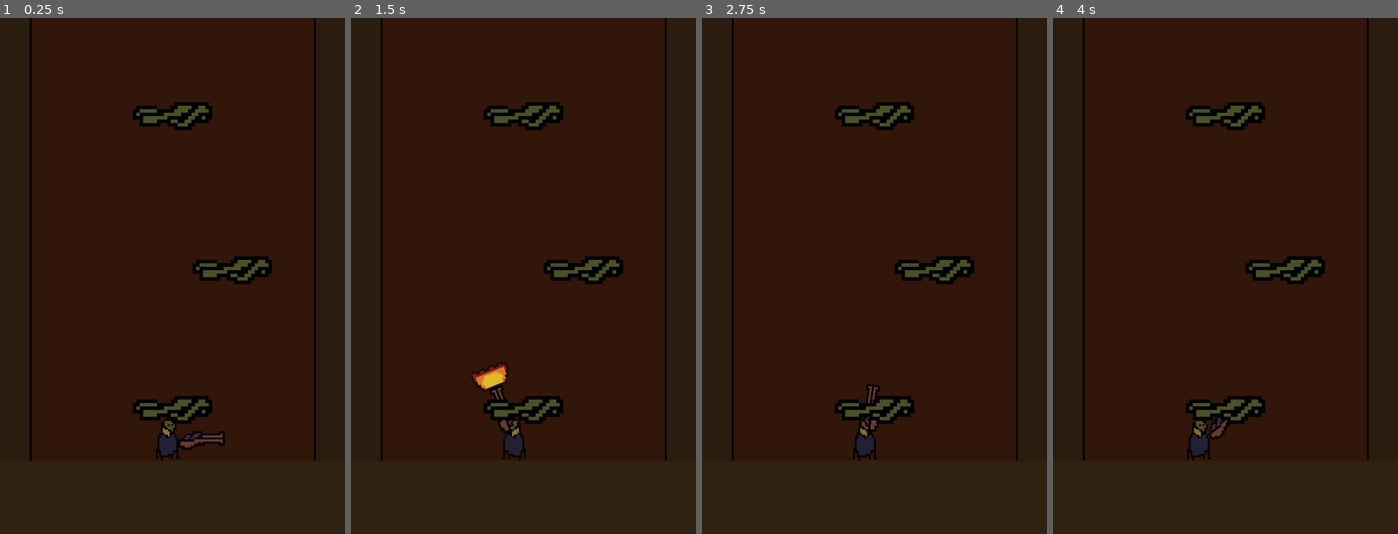
Above: before the commit, frames 1-4 (left to right).
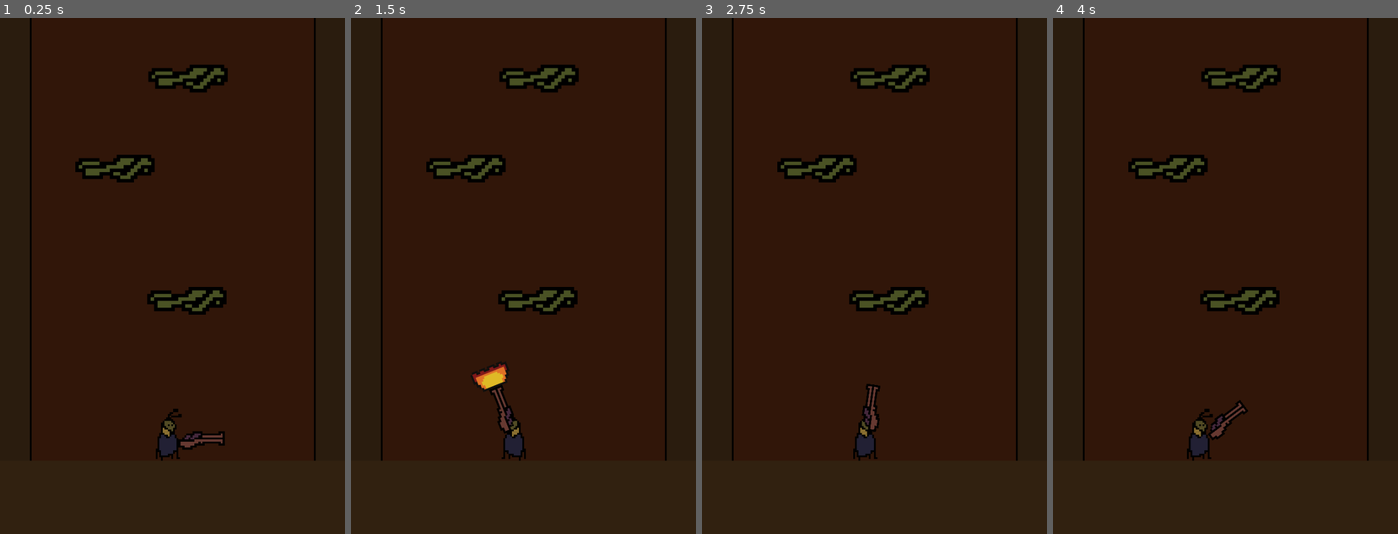
Above: after the commit, the same moments.

Repository: ottop/Shell_Jump_Go
Game: Godot game, scene res://main.tscn
The game is run twice, just before and just after one commit, with the same random seed, the same clock (stepped at 60 frames per second) and the same inputs.
Inputs (mouse positions are in pixels of both pictures, inside the frame that each line leads up to):
- Up to frame 1 (0.25 s): no input
- Up to frame 2 (1.5 s): tap Enter at 0.5 s; move the mouse to (599, 250) at 0.52 s; click (599, 250) at 0.67 s; tap Space at 1.25 s; move the mouse to (454, 301) at 1.27 s; click (454, 301) at 1.42 s
- Up to frame 3 (2.75 s): tap Enter at 2 s; move the mouse to (909, 162) at 2.02 s; click (909, 162) at 2.17 s
- Up to frame 4 (4 s): tap Space at 2.75 s; move the mouse to (1208, 379) at 2.77 s; click (1208, 379) at 2.92 s; tap Enter at 3.5 s; move the mouse to (1329, 353) at 3.52 s; click (1329, 353) at 3.67 s

The runs differ from the first frame. In frame 1, 5.3% of the frame differs, in the area x 21-79%, y 9-79%; in frame 2, 5.3%; in frame 3, 5.3%; in frame 4, 5.3%.

Commit message:
Implemented flawed platform generation

Diff:
--- a/character.gd
+++ b/character.gd
@@ -50,7 +50,6 @@
 	position = pos
 	show()
 
-
 func _on_camera_2d_bottom(bottom):
 	if global_transform.origin.y > bottom:
 		print("dead")
--- a/character.tscn
+++ b/character.tscn
@@ -154,7 +154,6 @@
 shape = SubResource("RectangleShape2D_o8b22")
 
 [node name="Camera2D" type="Camera2D" parent="."]
-anchor_mode = 0
 limit_left = 195
 limit_right = 531
 limit_bottom = 650
--- a/main.gd
+++ b/main.gd
@@ -1,4 +1,29 @@
 extends Node
+
+@export var pf_scene: PackedScene
+@export var scaling = 0.6
+@export var pos_y_min = 150
+@export var pos_y_max = 250
+@export var pos_x_min = 44
+@export var pos_x_max = 403
+
+var prev_pos
 
 func _ready():
 	$Character.start($Start.position)
+	var pf = pf_scene.instantiate()
+	pf.scale = Vector2(scaling,scaling)
+	pf.position.y=$Character.global_transform.origin.x
+	pf.position.y -= randf_range(pos_y_min-200, pos_y_max-200)
+	pf.position.x += randf_range(pos_x_min,pos_x_max)
+	add_child(pf)
+	prev_pos = pf.position
+
+func _process(delta):
+	var pf = pf_scene.instantiate()
+	pf.scale = Vector2(scaling,scaling)
+	pf.position.y=prev_pos.y
+	pf.position.y -= randf_range(pos_y_min, pos_y_max)
+	pf.position.x += randf_range(pos_x_min,pos_x_max)
+	add_child(pf)
+	prev_pos = pf.position
--- a/main.tscn
+++ b/main.tscn
@@ -9,6 +9,7 @@
 
 [node name="Main" type="Node"]
 script = ExtResource("1_1gbm8")
+pf_scene = ExtResource("6_tqfgu")
 
 [node name="Background" parent="." instance=ExtResource("1_878dy")]
 offset_left = -570.0
@@ -24,25 +25,9 @@
 position = Vector2(-226, -643)
 scale = Vector2(2, 2)
 
+[node name="Start" type="Marker2D" parent="."]
+position = Vector2(225, 469)
+
 [node name="Character" parent="." instance=ExtResource("1_40b6w")]
 position = Vector2(79, -59)
 slide_on_ceiling = false
-
-[node name="Start" type="Marker2D" parent="."]
-position = Vector2(225, 469)
-
-[node name="Platform" parent="." instance=ExtResource("6_tqfgu")]
-position = Vector2(231, 435)
-scale = Vector2(0.6, 0.6)
-
-[node name="Platform2" parent="." instance=ExtResource("6_tqfgu")]
-position = Vector2(335, 193)
-scale = Vector2(0.6, 0.6)
-
-[node name="Platform3" parent="." instance=ExtResource("6_tqfgu")]
-position = Vector2(231, -74)
-scale = Vector2(0.6, 0.6)
-
-[node name="Platform4" parent="." instance=ExtResource("6_tqfgu")]
-position = Vector2(316, -379)
-scale = Vector2(0.6, 0.6)
